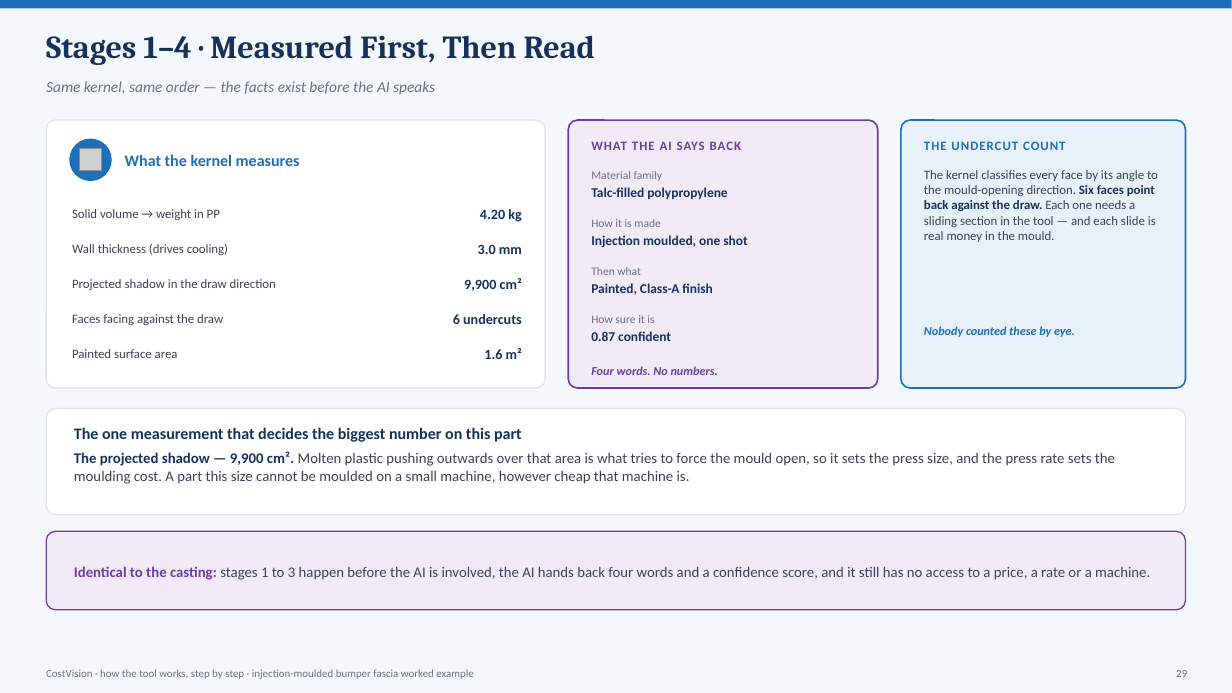
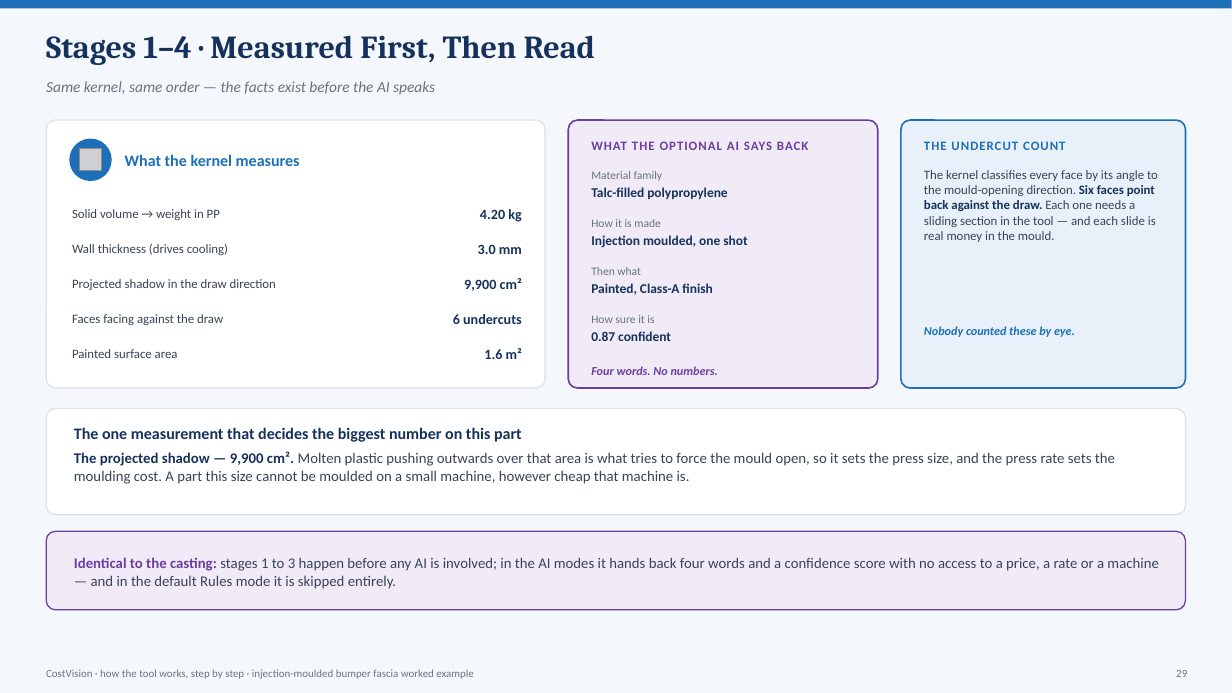
Before and after one commit to bhosaleavinash546/leamington-marathi, a slide deck: slide 29 of CostVision-Workflow-Explained.pptx. Drawn at 1232x693 pixels with LibreOffice and Linux fonts; fonts in the diff are those of the drawing; grey boxes stand for pictures. Boxes give left, top, right and bottom in pixels: in the first picture for what was removed or moved away, otherwise in the second. Text is boxed around its words. In the diff, an @@ line names an element or a change of style, - is before the commit and + after.

```diff
--- a/CostVision-Workflow-Explained.pptx
+++ b/CostVision-Workflow-Explained.pptx
@@ text at (591, 141, 808, 150): text changed @@
-WHAT THE AI SAYS BACK
+WHAT THE OPTIONAL AI SAYS BACK
@@ text at (74, 557, 1158, 589): text changed @@
-Identical to the casting: stages 1 to 3 happen before the AI is involved, the AI hands back four words and a confidence score, and it still has no access to a price, a rate or a machine.
+Identical to the casting: stages 1 to 3 happen before any AI is involved; in the AI modes it hands back four words and a confidence score with no access to a price, a rate or a machine — and in the default Rules mode it is skipped entirely.
```
Also in this commit, not shown: 4 other slides changed, 1 other file.
